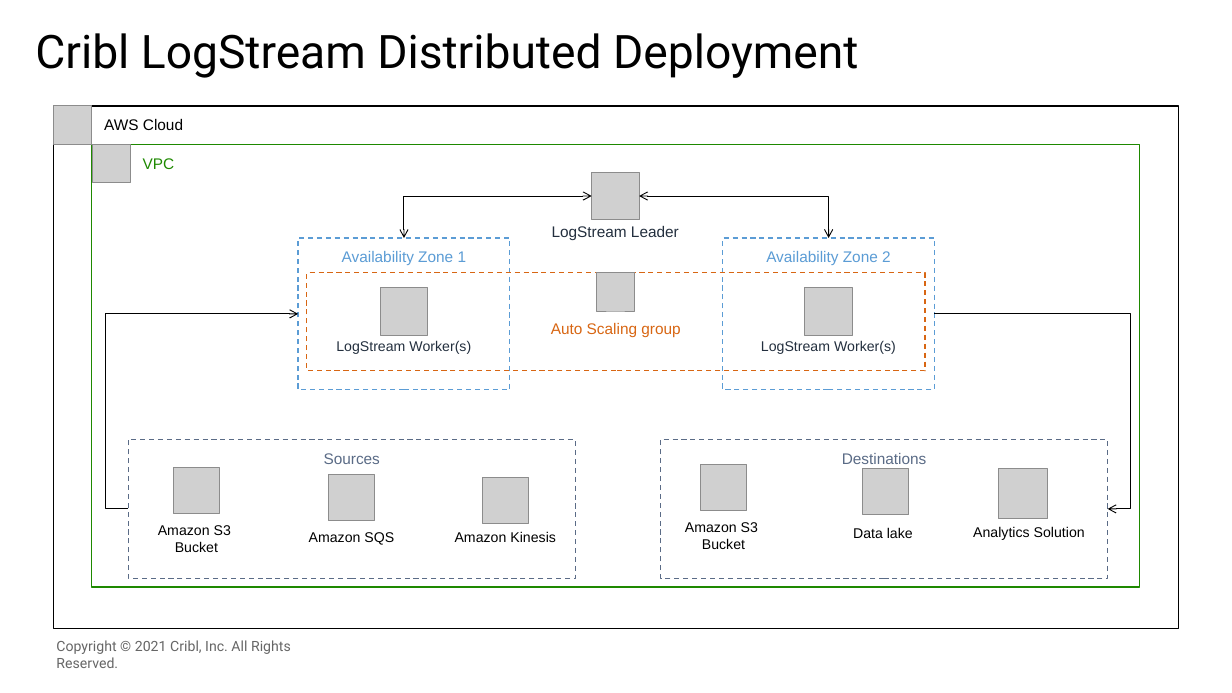
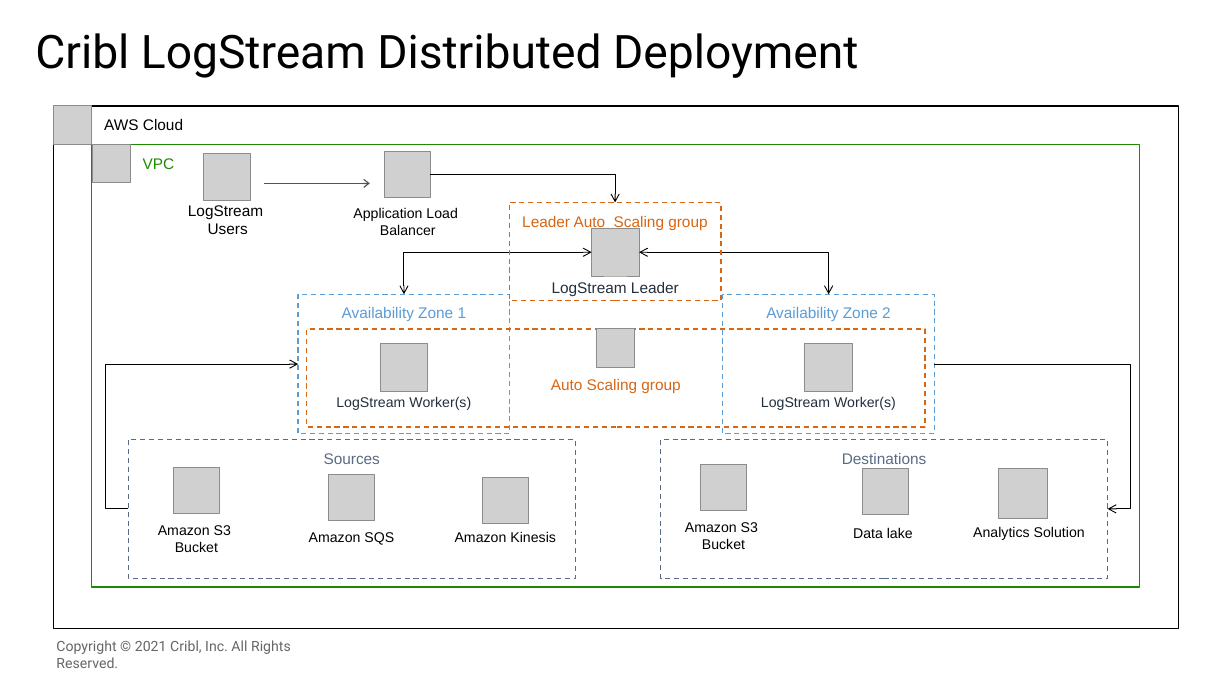
Before and after one commit to aws-quickstart/quickstart-cribl-logstream, a slide deck: slide 2 of docs/images/Cribl_AWS.pptx. Drawn at 1232x693 pixels with LibreOffice and Linux fonts; fonts in the diff are those of the drawing; grey boxes stand for pictures; background and template pictures are left out. Boxes give left, top, right and bottom in pixels: in the first picture for what was removed or moved away, otherwise in the second. Text is boxed around its words. In the diff, an @@ line names an element or a change of style, - is before the commit and + after.

```diff
--- a/docs/images/Cribl_AWS.pptx
+++ b/docs/images/Cribl_AWS.pptx
@@ picture added at [203, 153, 250, 201] @@
@@ picture added at [384, 152, 431, 198] @@
@@ elbow arrow added from (431, 175) to (616, 202), #000000 0.75 pt @@
@@ text added at [188, 205, 263, 234], 12 pt, text #000000 @@
+LogStream
+Users
@@ arrow added from (264, 183) to (370, 183), #535353 1 pt @@
@@ text added at [353, 207, 457, 235], 11 pt, text #000000 @@
+Application Load
+Balancer
@@ rectangle added at [509, 202, 721, 300], outline #D86613 1 pt dashed, 12 pt, text #D86613 @@
+Leader Auto Scaling group
@@ 4 pictures, 3 texts, 2 elbow double arrows, 1 rectangle: place and size @@
-4 pictures, 3 texts, 2 elbow double arrows, 1 rectangle at [307, 172, 925, 371]
+4 pictures, 3 texts, 2 elbow double arrows, 1 rectangle at [307, 228, 925, 427]
@@ rectangle "Availability Zone 1": place and size @@
-rectangle "Availability Zone 1" at [299, 238, 510, 390]
+rectangle "Availability Zone 1" at [299, 294, 510, 433]
@@ rectangle "Availability Zone 2": place and size @@
-rectangle "Availability Zone 2" at [723, 238, 934, 390]
+rectangle "Availability Zone 2" at [723, 294, 934, 433]
@@ elbow arrow moved from (128, 509) - (299, 314) to (128, 509) - (299, 364) @@
@@ elbow arrow moved from (934, 314) - (1108, 509) to (934, 364) - (1108, 509) @@
```
Also in this commit, not shown: 1 other slide changed, 1 slide added, 19 other files.
